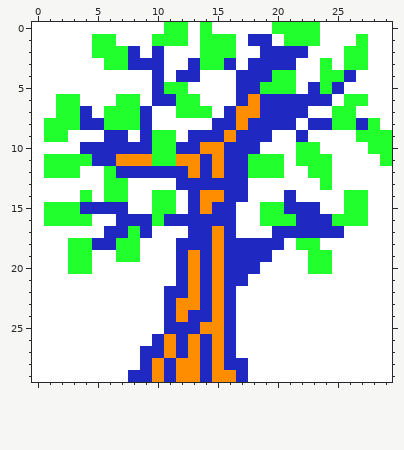
Edited in one commit: pixel-art sprite (ultralight/assets/images/tree3.png). The first picture shows the starting point.
The file is 30x30 pixels.
Once edited:
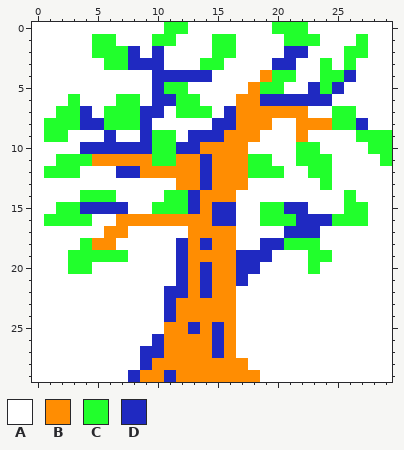
Palette (. is transparent): A #ffffff  B #ff8d02  C #21ff2c  D #1f29c1
Diff:
@@ x 0..29 @@
- 0 AAAAAAAAAAACCACAAAAACCCCAAAAAA
- 1 AAAAACCAAACCCACCCADDACCCAAACAA
- 2 AAAAACCCDADAAACCCAADDDDAAACCAA
- 3 AAAAAACCDDDAADCCDADDDDAACACCAA
- 4 AAAAAAAAAADADDAAADDDCCAACCDAAA
- 5 AAAAAAAAAADCCAAAADDCCCADCDAAAA
- 6 AACCAAACCADDCCAAADBDDDDDDACCAA
- 7 AACCDACCCDAACCCADBBDDDDAACCAAA
- 8 ACCCDDCCCDAAAAADDBDDDDADDCCDCA
- 9 ACCAAADDADCCADDDBDDDAADAAAACCC
-10 AAAADDDDDDCCDDBBDDDAAACCAAAACC
-11 ACCCCDDBBBCCBBDBDDCCCACCCAAAAC
-12 ACCCAACDDDDDDBDBDDCCCAACCAAAAA
-13 AAAAAACCAAAADDDDDDAAAAAACAAAAA
-14 AAAACACCAACCADBBDDAAADAAAACCAA
-15 ACCCDDDDAACCADBDDAACCDDDAACCAA
-16 ACCCCAADDDCDDDDDDAACCCDDDCCCAA
-17 AAAAAADDCDAAADDBDAAADDDDDDAAAA
-18 AAACCDDCCAAADDDBDDDDDACCAAAAAA
-19 AAACCAACCAAADBDBDDDDAAACCAAAAA
-20 AAACCAAAAAAADBDBDDDAAAACCAAAAA
-21 AAAAAAAAAAAADBDBDDAAAAAAAAAAAA
-22 AAAAAAAAAAADDBDBDAAAAAAAAAAAAA
-23 AAAAAAAAAAADBBDBDAAAAAAAAAAAAA
-24 AAAAAAAAAAADBDDBDAAAAAAAAAAAAA
-25 AAAAAAAAAAADDDBBDAAAAAAAAAAAAA
-26 AAAAAAAAAADBDBDBDAAAAAAAAAAAAA
-27 AAAAAAAAADDBDBDBDAAAAAAAAAAAAA
-28 AAAAAAAAADBDBBDBDDAAAAAAAAAAAA
-29 AAAAAAAADDBDBBDBBDAAAAAAAAAAAA
+ 0 AAAAAAAAAAACCAAAAAAACCCAAAAAAA
+ 1 AAAAACCAAACCAAACCAAAACCCAAACAA
+ 2 AAAAACCCDADAAAACCAAAADDAAACCAA
+ 3 AAAAAACCDDDAAACCAAAADDAACACAAA
+ 4 AAAAAAAAAADDDDDAAAABCCAACCDAAA
+ 5 AAAAAAAAAADCCAAAAABCCAADCDAAAA
+ 6 AAACAAACCADDCCAAABBDDDDDDAAAAA
+ 7 AACCDACCCDDACCCADBBBBBBAACCAAA
+ 8 ACCCDDCCCDAAAAADDBBBAABBBCCDAA
+ 9 ACCAAADAADCCADDDBBBAAABAAAACCC
+10 AAAADDDDDDCCDDBBBBAAAACCAAAACC
+11 AACCCBBBBBCCBBDBBBCCAACCCAAAAC
+12 ACCCAAADDBBBBBDBBBCCCAACCAAAAA
+13 AAAAAAAAAAAABBDBBBAAAAAACAAAAA
+14 AAAACCCAAAACCDBBBAAAAAAAAACAAA
+15 AACCDDDDAACCCDBDDAACCDDAAACCAA
+16 ACCCCAABBBBBBBBDDAACCCDDDCCCAA
+17 AAAAAABBAAAAABBBBAAAADDDAAAAAA
+18 AAAACBBAAAAADBDBBAADDCCCAAAAAA
+19 AAACCCCCAAAADBBBBDDDAAACCAAAAA
+20 AAACCAAAAAAADBDBBDDAAAACAAAAAA
+21 AAAAAAAAAAAADBDBBDAAAAAAAAAAAA
+22 AAAAAAAAAAADDBDBBAAAAAAAAAAAAA
+23 AAAAAAAAAAADBBBBBAAAAAAAAAAAAA
+24 AAAAAAAAAAADBBBBBAAAAAAAAAAAAA
+25 AAAAAAAAAAABBDBDBAAAAAAAAAAAAA
+26 AAAAAAAAAADBBBBDBAAAAAAAAAAAAA
+27 AAAAAAAAADDBBBBDBAAAAAAAAAAAAA
+28 AAAAAAAAADBBBBBBBBAAAAAAAAAAAA
+29 AAAAAAAADBBDBBBBBBBAAAAAAAAAAA
Boxes around the changes in both pictures, in picture pixels (x1, y1, x2, y2):
changed: (44, 22, 380, 382)
